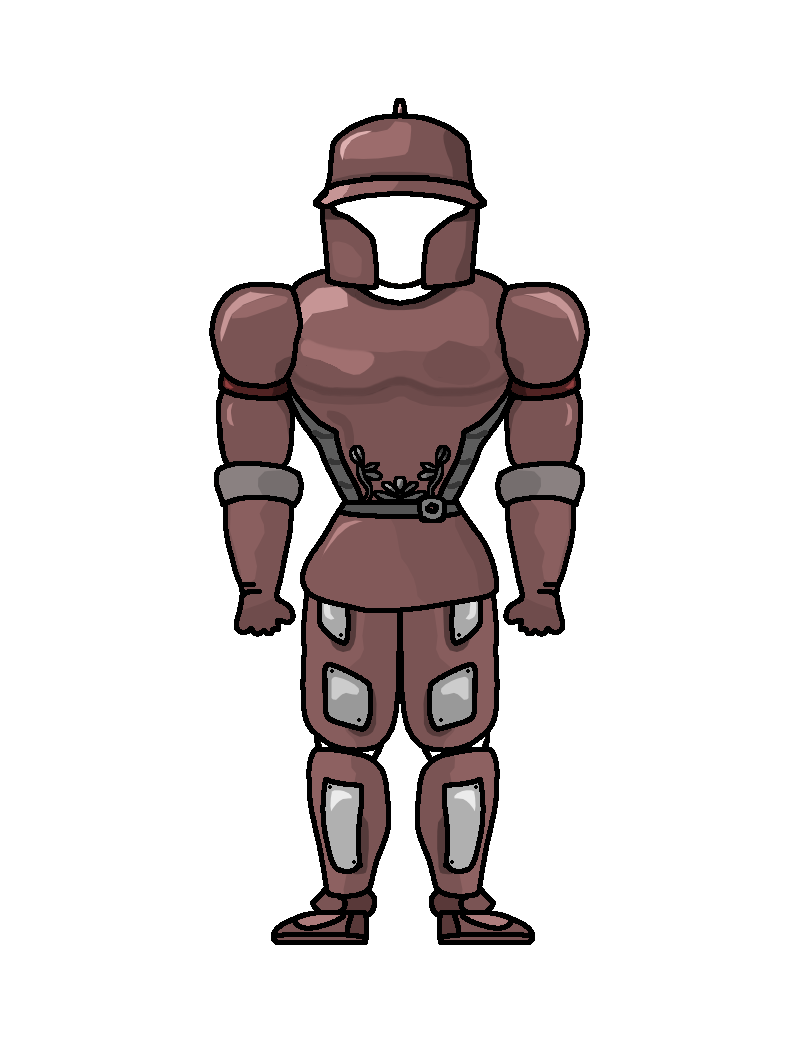
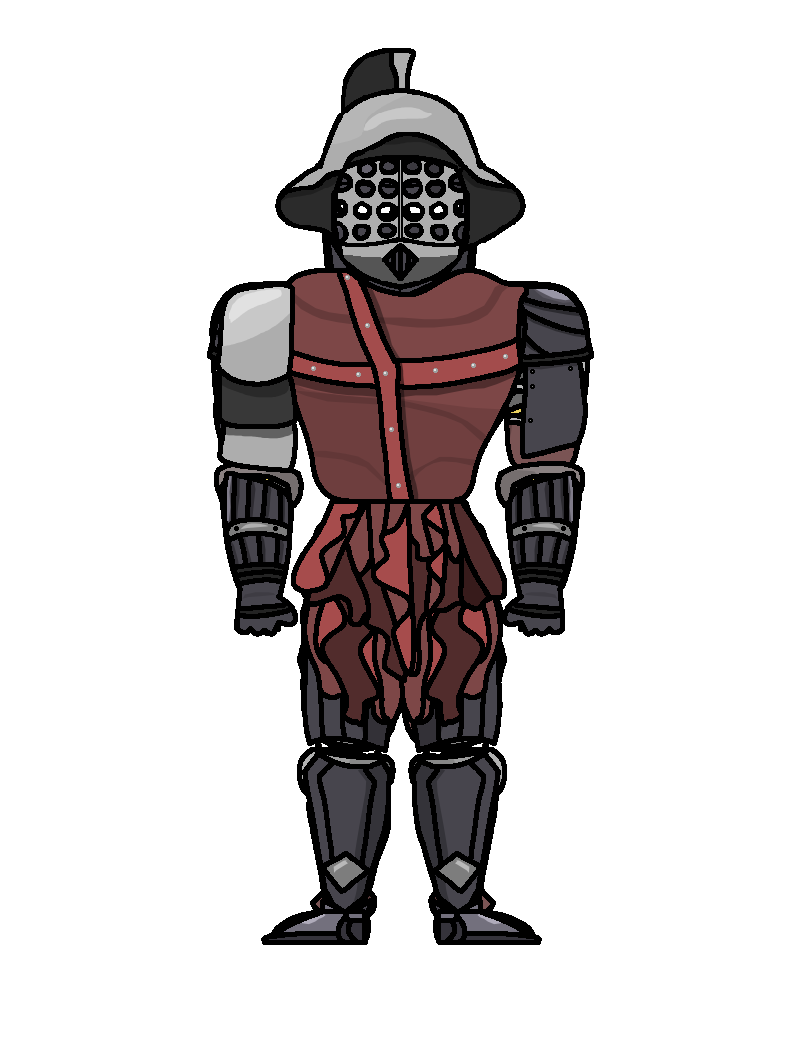
Revision of a layered 800 × 1044 image; what changed, layer by layer:
added group "BossArmorSet_03" with 6 layers above "ArmorSet_07" over [215, 48, 529, 727]
added layer "bossarm_03" in group "BossArmorSet_03" over [215, 282, 298, 473]
added layer "bosspants_03" in group "BossArmorSet_03" over [291, 498, 507, 683]
added layer "bosspairleg_03" in group "BossArmorSet_03" over [399, 569, 503, 727]
added layer "bossleg_03" in group "BossArmorSet_03" over [302, 569, 406, 727]
added layer "bosshelmet_03" in group "BossArmorSet_03" over [275, 48, 526, 290]
added layer "bosschestplate_03" in group "BossArmorSet_03" over [280, 268, 529, 505]
added group "ArmorSet_07" with 13 layers above "ArmorSet_06" over [207, 93, 594, 945]
added layer "paircalf_07" in group "ArmorSet_07" over [410, 751, 501, 916]
added layer "pants_07" in group "ArmorSet_07" over [301, 500, 499, 620]
added layer "pairleg_07" in group "ArmorSet_07" over [401, 553, 502, 753]
added layer "leg_07" in group "ArmorSet_07" over [302, 553, 403, 753]
added layer "arm_07" in group "ArmorSet_07" over [207, 284, 302, 459]
added layer "helmet_07" in group "ArmorSet_07" over [324, 93, 476, 309]
added layer "chestplate_07" in group "ArmorSet_07" over [272, 268, 528, 506]
added layer "pairarm_07" in group "ArmorSet_07" over [499, 284, 594, 459]
added group "ArmorSet_06" with 13 layers above "ArmorSet_05" over [211, 110, 590, 944]
added layer "paircalf_06" in group "ArmorSet_06" over [408, 747, 507, 912]
added layer "calf_06" in group "ArmorSet_06" over [297, 747, 396, 913]
added layer "pants_06" in group "ArmorSet_06" over [298, 495, 503, 608]
added layer "pairleg_06" in group "ArmorSet_06" over [400, 553, 507, 749]
added layer "leg_06" in group "ArmorSet_06" over [297, 553, 404, 749]
added layer "helmet_06" in group "ArmorSet_06" over [322, 110, 478, 299]
added layer "chestplate_06" in group "ArmorSet_06" over [279, 271, 521, 505]
…and 11 more changes (11 added)
